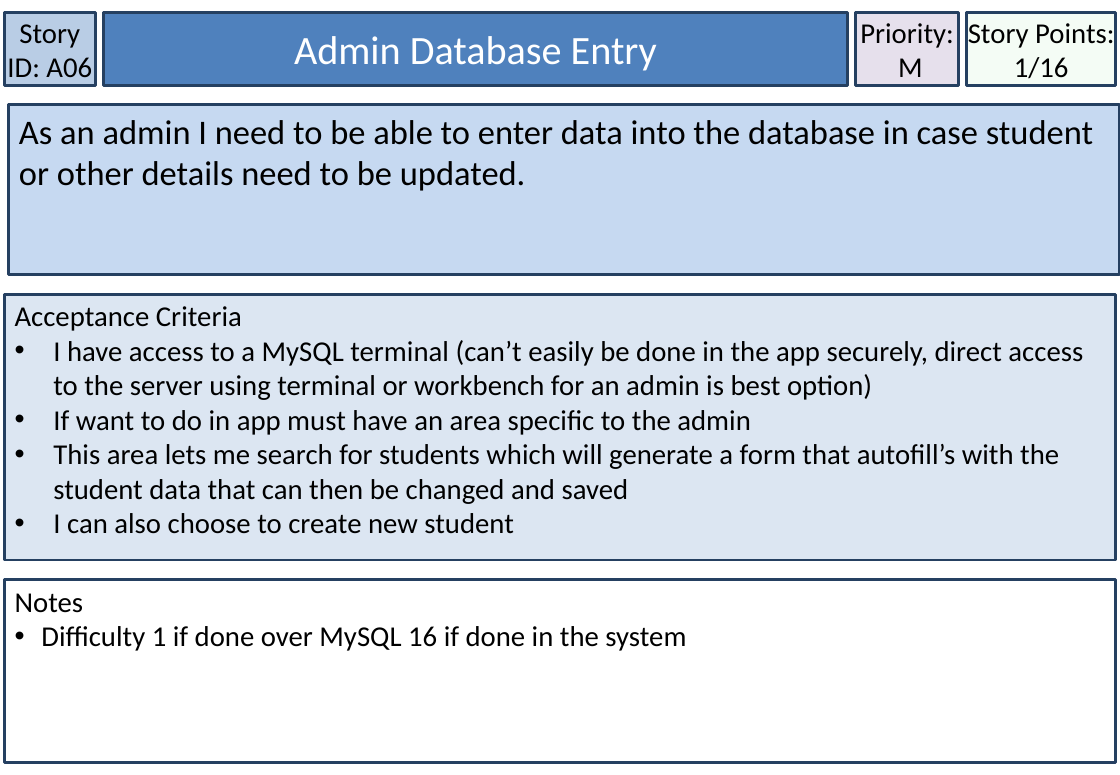
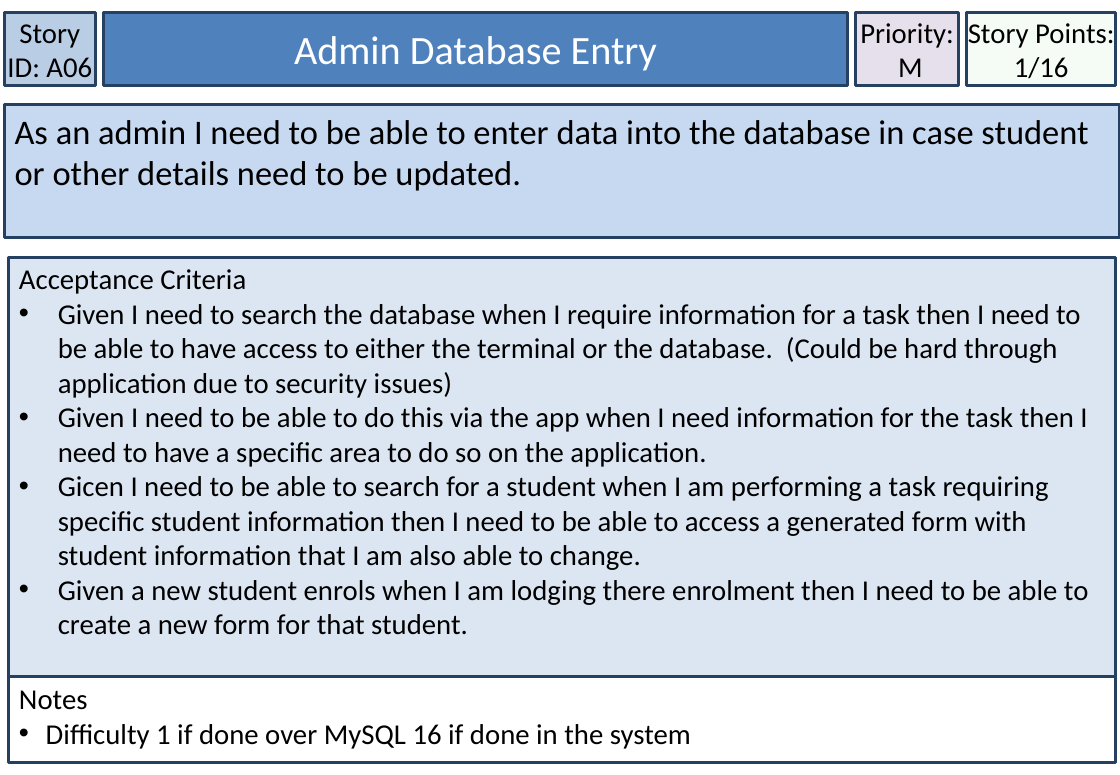
Before and after one commit to MichaelDevenish/IFB299MusicSchool, a slide deck: slide 24 of Documentation/Accpetance Criteria & User Stories/User Stories Final Format.pptx. Drawn at 1120x775 pixels with LibreOffice and Linux fonts; fonts in the diff are those of the drawing. Boxes give left, top, right and bottom in pixels: in the first picture for what was removed or moved away, otherwise in the second. Text is boxed around its words. In the diff, an @@ line names an element or a change of style, - is before the commit and + after.

```diff
--- a/Documentation/Accpetance Criteria & User Stories/User Stories Final Format.pptx
+++ b/Documentation/Accpetance Criteria & User Stories/User Stories Final Format.pptx
@@ rectangle "As an admin I need ...": place and size @@
-rectangle "As an admin I need ..." at box(9, 105, 1120, 275)
+rectangle "As an admin I need ..." at box(4, 105, 1120, 238)
@@ rectangle "Acceptance Criteria": place and size @@
-rectangle "Acceptance Criteria" at box(4, 295, 1116, 561)
+rectangle "Acceptance Criteria" at box(9, 258, 1117, 677)
@@ text in rectangle at box(58, 304, 1089, 635): text changed @@
-• I have access to a MySQL terminal (can’t easily be done in the app securely, direct access to the server using terminal or workbench for an admin is best option)
-• If want to do in app must have an area specific to the admin
-• This area lets me search for students which will generate a form that autofill’s with the student data that can then be changed and saved
-• I can also choose to create new student
+• Given I need to search the database when I require information for a task then I need to be able to have access to either the terminal or the database. (Could be hard through application due to security issues)
+• Given I need to be able to do this via the app when I need information for the task then I need to have a specific area to do so on the application.
+• Gicen I need to be able to search for a student when I am performing a task requiring specific student information then I need to be able to access a generated form with student information that I am also able to change.
+• Given a new student enrols when I am lodging there enrolment then I need to be able to create a new form for that student.
@@ rectangle "Notes": place and size @@
-rectangle "Notes" at box(4, 580, 1116, 763)
+rectangle "Notes" at box(9, 677, 1117, 763)
```
Also in this commit, not shown: 18 other slides changed, 1 other file.
